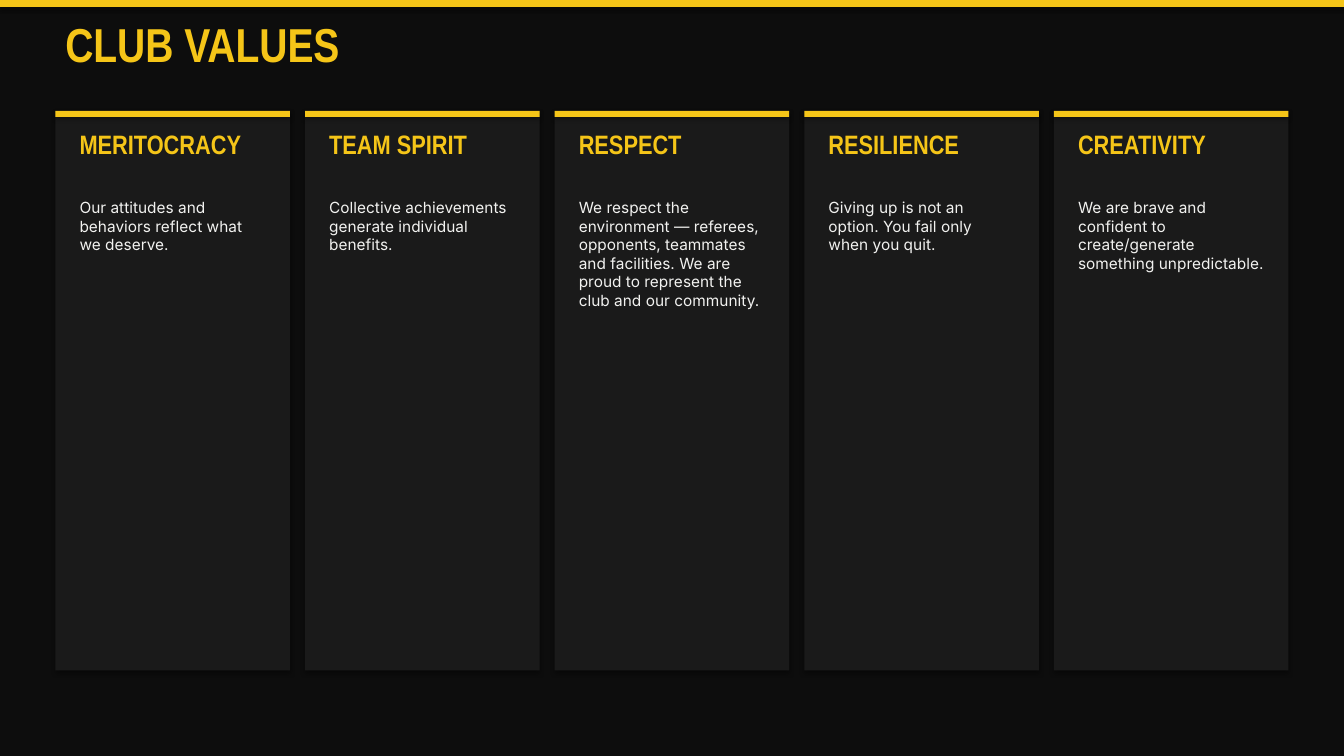
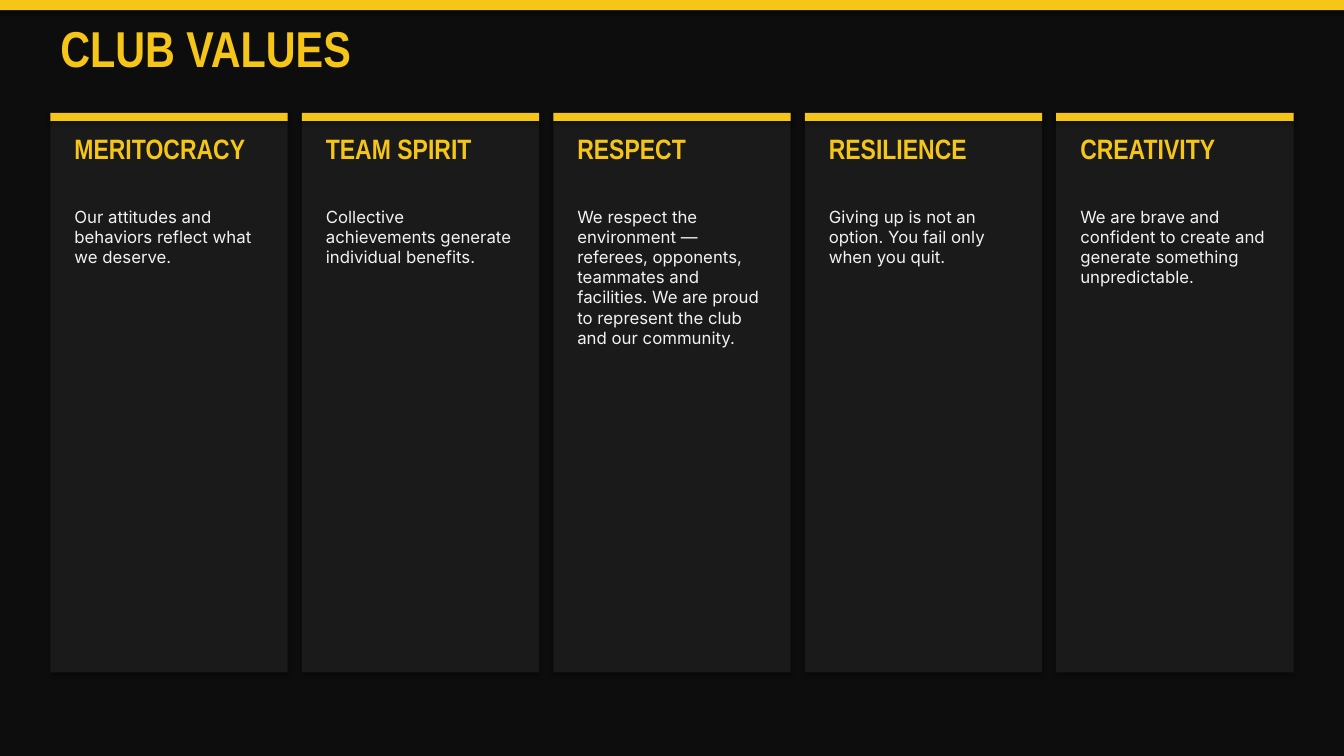
Before and after one commit to dmartini7/scwave-hub, a slide deck: slide 3 of docs/SC_Wave_Game_Model.pptx. Drawn at 1344x756 pixels with LibreOffice and Linux fonts; fonts in the diff are those of the drawing. Boxes give left, top, right and bottom in pixels: in the first picture for what was removed or moved away, otherwise in the second. Text is boxed around its words. In the diff, an @@ line names an element or a change of style, - is before the commit and + after.

```diff
--- a/docs/SC_Wave_Game_Model.pptx
+++ b/docs/SC_Wave_Game_Model.pptx
@@ text "CLUB VALUES" at <box>60,32,350,68</box>: size 34 to 36 pt @@
@@ 4 rectangles: place and size @@
-4 rectangles at <box>55,111,540,670</box>
+4 rectangles at <box>50,113,538,673</box>
@@ rectangle: place and size @@
-rectangle at <box>555,111,789,117</box>
+rectangle at <box>554,113,790,121</box>
@@ rectangle: place and size @@
-rectangle at <box>805,111,1040,117</box>
+rectangle at <box>805,113,1042,121</box>
@@ rectangle: place and size @@
-rectangle at <box>1054,111,1289,670</box>
+rectangle at <box>1057,113,1294,673</box>
@@ rectangle: place and size @@
-rectangle at <box>1054,111,1289,117</box>
+rectangle at <box>1057,113,1294,121</box>
@@ size 19 to 20 pt in 5 elements at <box>577,139,686,160</box>, <box>829,139,967,160</box>, <box>326,139,471,160</box>, <box>1080,139,1215,160</box>, <box>74,139,245,160</box> @@
@@ size 11 to 12 pt in 4 elements at <box>577,210,759,348</box>, <box>829,210,985,267</box>, <box>326,210,511,263</box>, <box>74,210,252,263</box> @@
@@ text "Our attitudes and behaviors reflect ...": place and size @@
-text "Our attitudes and behaviors reflect ..." at <box>80,201,242,250</box>
+text "Our attitudes and behaviors reflect ..." at <box>74,210,252,263</box>
@@ text "Collective achievements generate individual benefits.": place and size @@
-text "Collective achievements generate individual benefits." at <box>329,201,506,250</box>
+text "Collective achievements generate individual benefits." at <box>326,210,511,263</box>
@@ text "We respect the environment — ...": place and size @@
-text "We respect the environment — ..." at <box>579,202,759,309</box>
+text "We respect the environment — ..." at <box>577,210,759,348</box>
@@ text "Giving up is not an ...": place and size @@
-text "Giving up is not an ..." at <box>828,201,972,253</box>
+text "Giving up is not an ..." at <box>829,210,985,267</box>
@@ text at <box>1080,210,1265,287</box>: text changed; size 11 to 12 pt @@
-We are brave and confident to create/generate something unpredictable.
+We are brave and confident to create and generate something unpredictable.
```
Also in this commit, not shown: 19 other slides changed, 1 slide added, 2 other files.
